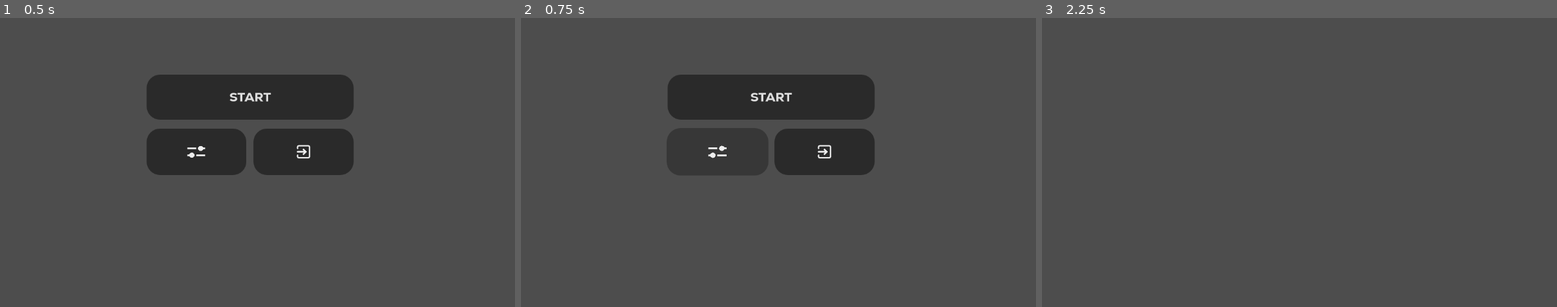
Above: before the commit, frames 1-3 (left to right).
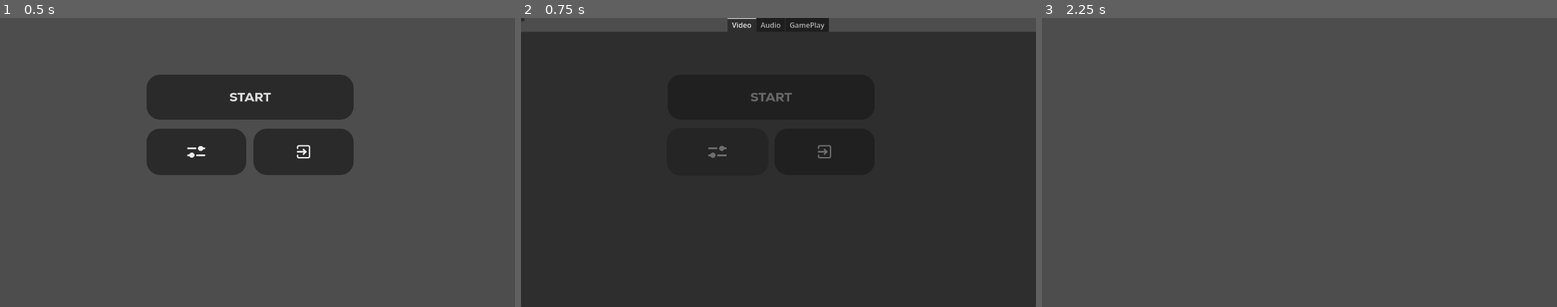
Above: after the commit, the same moments.

Repository: ryukgod26/Verdant-Shadows
Game: Godot game, scene res://Scenes/UI/main_menu.tscn
The game is run twice, just before and just after one commit, with the same random seed, the same clock (stepped at 60 frames per second) and the same inputs.
Inputs (mouse positions are in pixels of both pictures, inside the frame that each line leads up to):
- Up to frame 1 (0.5 s): no input
- Up to frame 2 (0.75 s): click (716, 150) at 0.5 s
- Up to frame 3 (2.25 s): click (1042, 20) at 1.27 s; click "START" at 2 s

Frame 1 is identical in both runs. In frame 2, 84% of the frame differs, in the area x 0-100%, y 0-100%; in frame 3, nothing differs.

Commit message:
Add options menu functionality and integrate with main menu

Diff:
--- a/Scenes/UI/main_menu.tscn
+++ b/Scenes/UI/main_menu.tscn
@@ -5,6 +5,7 @@
 [ext_resource type="FontFile" uid="uid://0bbkdpjtyaxt" path="res://assets/fonts/nexa-font/Nexa-Heavy.ttf" id="2_o14dv"]
 [ext_resource type="Texture2D" uid="uid://byo6an22asmi4" path="res://assets/icons/settings.svg" id="4_u7lva"]
 [ext_resource type="Texture2D" uid="uid://doksde63j88d5" path="res://assets/icons/exit.svg" id="5_mrfpk"]
+[ext_resource type="PackedScene" uid="uid://bvkenhdqoijfx" path="res://Scenes/UI/options.tscn" id="6_4pqbp"]
 
 [sub_resource type="StyleBoxFlat" id="StyleBoxFlat_5wsvm"]
 content_margin_left = 16.0
@@ -91,10 +92,14 @@
 icon_alignment = 1
 script = ExtResource("2_i2xx2")
 
+[node name="Options" parent="." unique_id=834117118 instance=ExtResource("6_4pqbp")]
+
 [connection signal="mouse_entered" from="ButtonsContainer/Start" to="ButtonsContainer/Start" method="_on_button_mouse_entered"]
 [connection signal="mouse_exited" from="ButtonsContainer/Start" to="ButtonsContainer/Start" method="_on_button_mouse_exited"]
 [connection signal="pressed" from="ButtonsContainer/Start" to="." method="_on_start_pressed"]
 [connection signal="mouse_entered" from="ButtonsContainer/HBoxContainer/Options" to="ButtonsContainer/HBoxContainer/Options" method="_on_button_mouse_entered"]
 [connection signal="mouse_exited" from="ButtonsContainer/HBoxContainer/Options" to="ButtonsContainer/HBoxContainer/Options" method="_on_button_mouse_exited"]
+[connection signal="pressed" from="ButtonsContainer/HBoxContainer/Options" to="." method="_on_options_pressed"]
 [connection signal="mouse_entered" from="ButtonsContainer/HBoxContainer/Quit" to="ButtonsContainer/HBoxContainer/Quit" method="_on_button_mouse_entered"]
 [connection signal="mouse_exited" from="ButtonsContainer/HBoxContainer/Quit" to="ButtonsContainer/HBoxContainer/Quit" method="_on_button_mouse_exited"]
+[connection signal="pressed" from="ButtonsContainer/HBoxContainer/Quit" to="." method="_on_quit_pressed"]
--- a/Scenes/UI/options.tscn
+++ b/Scenes/UI/options.tscn
@@ -1,7 +1,10 @@
 [gd_scene format=3 uid="uid://bvkenhdqoijfx"]
+
+[ext_resource type="Script" uid="uid://cwey6pqof5r0" path="res://Scripts/UI/options.gd" id="1_sncl2"]
 
 [node name="Options" type="CanvasLayer" unique_id=834117118]
 visible = false
+script = ExtResource("1_sncl2")
 
 [node name="TabContainer" type="TabContainer" parent="." unique_id=110090114]
 anchors_preset = 15
@@ -26,3 +29,9 @@
 visible = false
 layout_mode = 2
 metadata/_tab_index = 2
+
+[node name="Back" type="Button" parent="." unique_id=993223430]
+offset_right = 8.0
+offset_bottom = 8.0
+
+[connection signal="pressed" from="Back" to="." method="_on_back_pressed"]
--- a/Scripts/UI/main_menu.gd
+++ b/Scripts/UI/main_menu.gd
@@ -6,7 +6,7 @@
 
 
 func _on_options_pressed() -> void:
-	get_tree().change_scene_to_file("res://Scenes/UI/options.tscn")
+	$Options.visible = not $Options.visible
 
 func _on_quit_pressed() -> void:
 	get_tree().quit(0)
--- /dev/null
+++ b/Scripts/UI/options.gd
@@ -0,0 +1,6 @@
+extends CanvasLayer
+
+
+
+func _on_back_pressed() -> void:
+	$".".visible = false
Not shown, added: Scripts/UI/options.gd.uid
